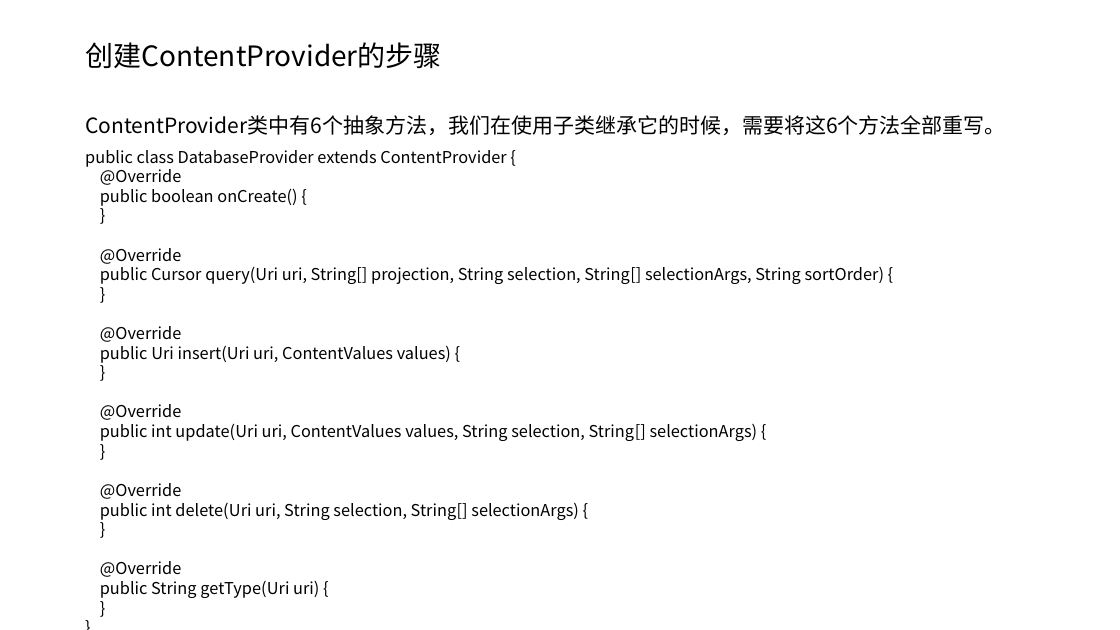
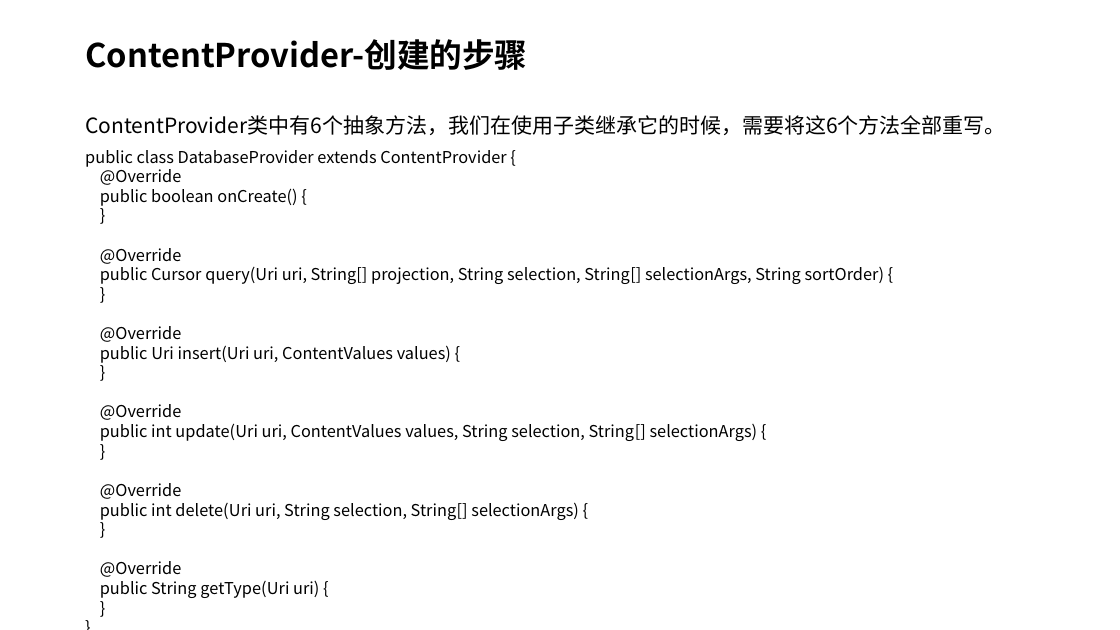
Before and after one commit to MultmediaMetaverse/LearningMultiMedia, a slide deck: slide 27 of Android 持久化技术+跨程序共享数据技术ContentProvider详解.pptx (slide 23 before the commit). Drawn at 1120x630 pixels with LibreOffice and Linux fonts; fonts in the diff are those of the drawing. Boxes give left, top, right and bottom in pixels: in the first picture for what was removed or moved away, otherwise in the second. Text is boxed around its words. In the diff, an @@ line names an element or a change of style, - is before the commit and + after.

```diff
--- a/Android 持久化技术+跨程序共享数据技术ContentProvider详解.pptx
+++ b/Android 持久化技术+跨程序共享数据技术ContentProvider详解.pptx
@@ title at [85, 39, 527, 70]: text changed; size 24 to 28 pt; bold on @@
-创建ContentProvider的步骤
+ContentProvider-创建的步骤
```
Also in this commit, not shown: 30 other slides changed, 2 slides added, 1 slide removed.
